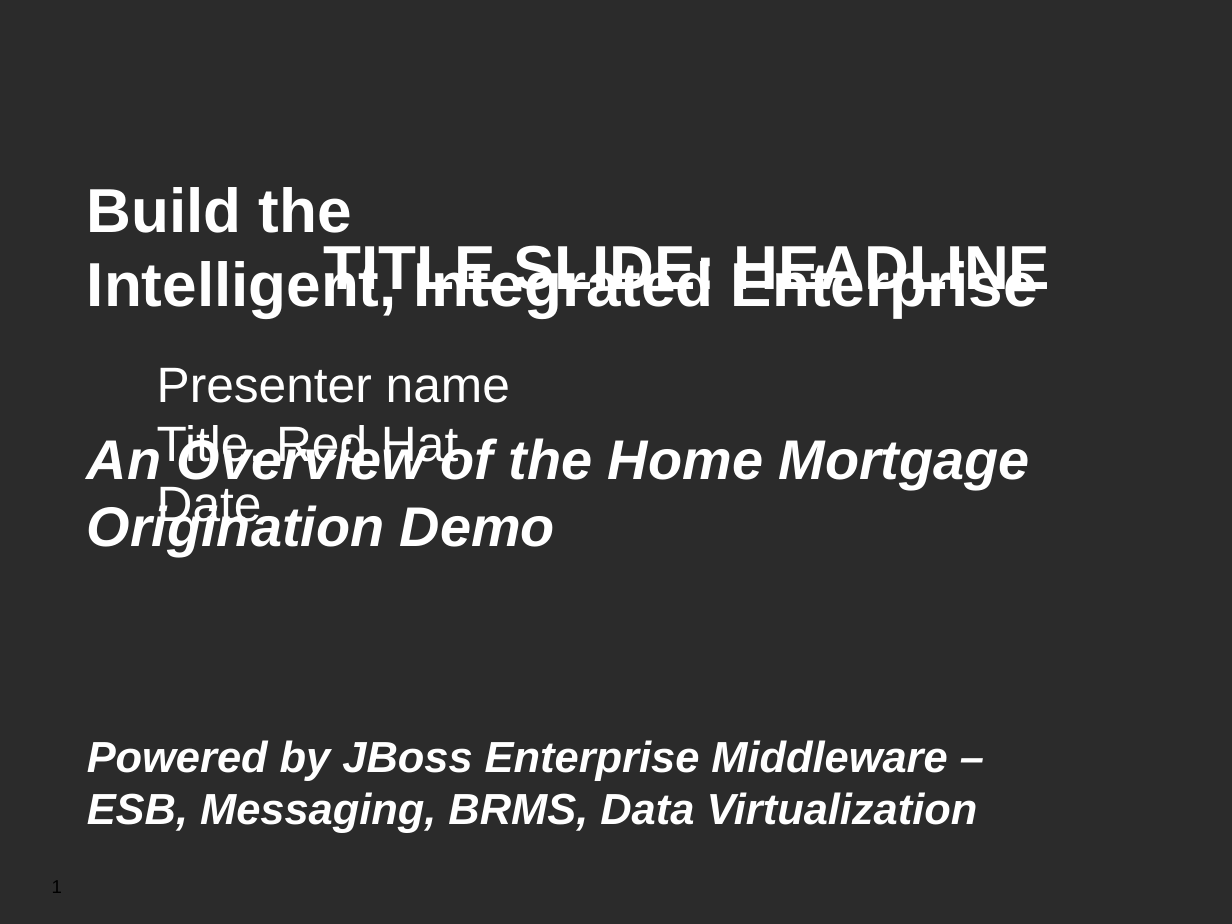
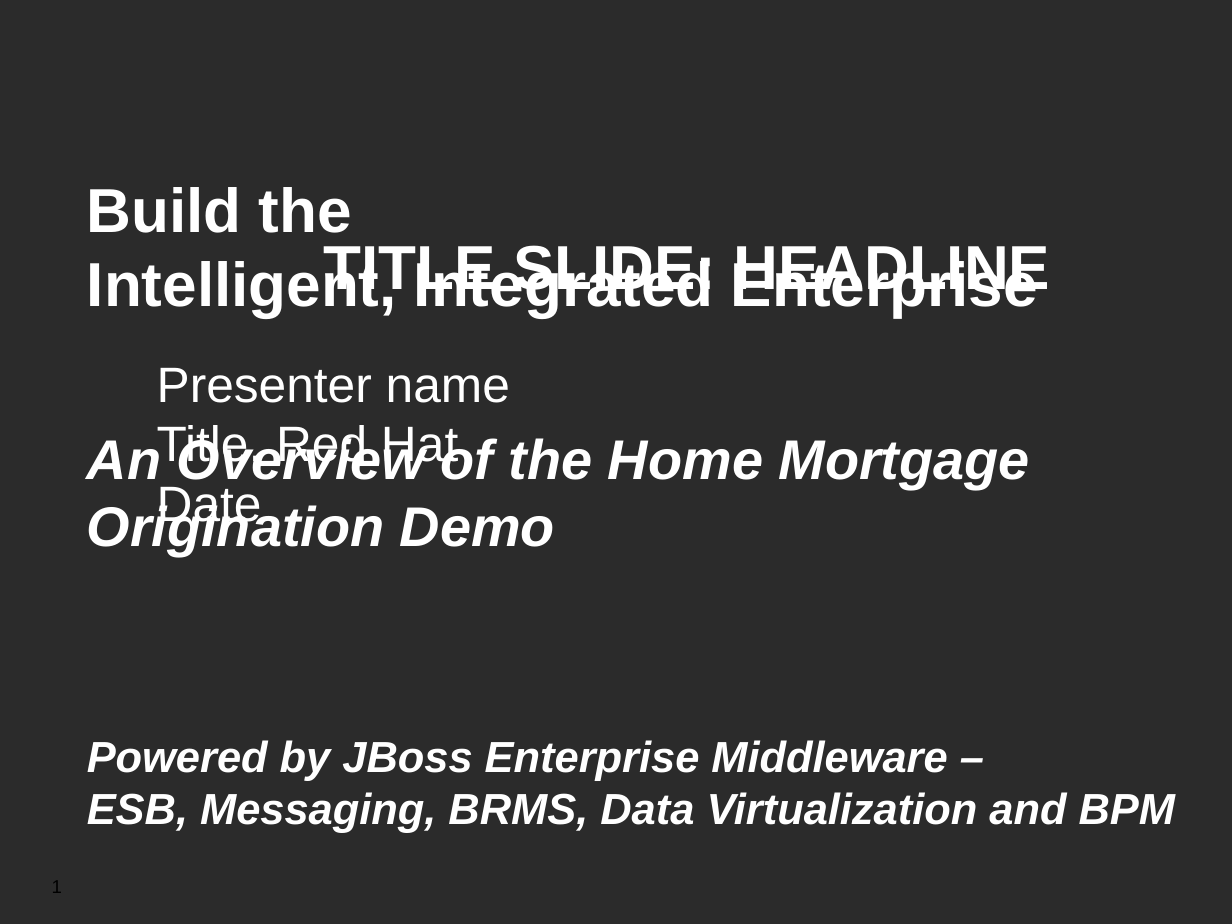
Before and after one commit to jbossdemocentral/homeloan-integration-demo, a slide deck: slide 1 of Demo Overview.odp. Drawn at 1232x924 pixels with LibreOffice and Linux fonts; fonts in the diff are those of the drawing; background and template pictures are left out; a plain dark background stands for a picture behind light text. Boxes give left, top, right and bottom in pixels: in the first picture for what was removed or moved away, otherwise in the second. Text is boxed around its words. In the diff, an @@ line names an element or a change of style, - is before the commit and + after.

```diff
--- a/Demo Overview.odp
+++ b/Demo Overview.odp
@@ text at [87,792,1176,833]: text changed @@
-ESB, Messaging, BRMS, Data Virtualization
+ESB, Messaging, BRMS, Data Virtualization and BPM
```
Also in this commit, not shown: 1 other slide changed, 1 other file.
